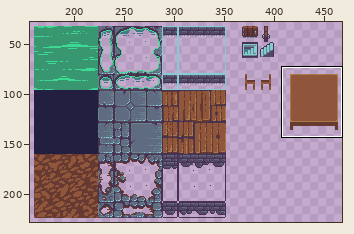
Pixel-art file -- android/assets/ase/biome_castle.ase. The picture above shows the old version from afar; the outline marks the close-up.
Close-up. The starting point:
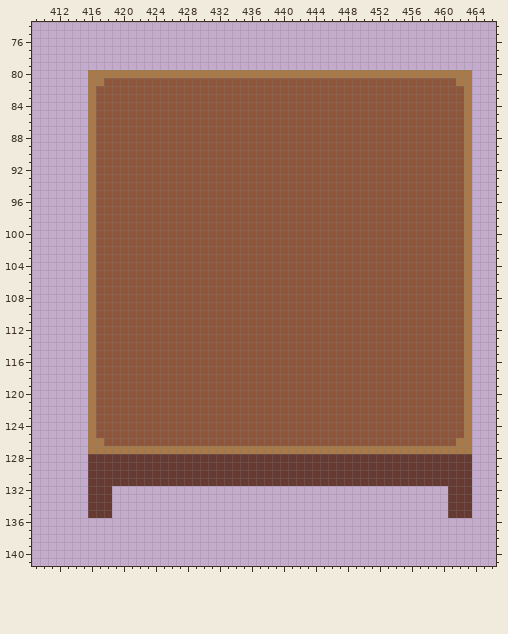
512x256 pixels, 1 frame. Shown: x 409..466, y 74..141. The wide view leaves out empty margins. The commit also changed other parts of the picture, which this record leaves out.
Once edited:
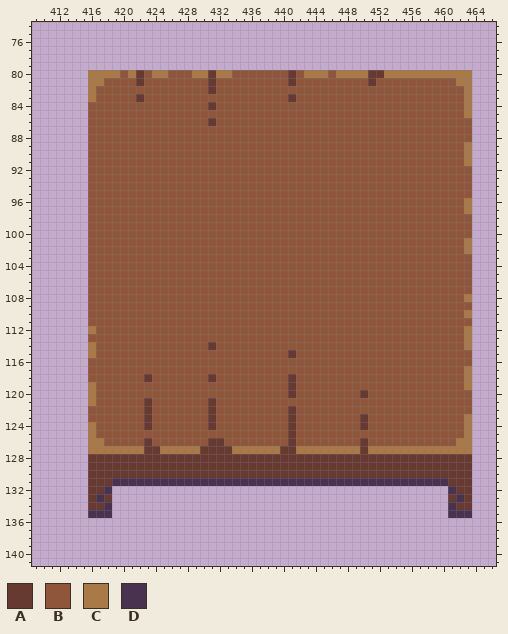
Palette (. is transparent): A #663931  B #8f563b  C #a97948  D #493250
Changes in this commit:
Layer "decor/table/table":
The edit turns colour B into colour A in row 81 at x 422, 431, 441 and 451; in row 82 at x 431; in row 83 at x 422 and 441; in row 84 at x 431; in row 86 at x 431; in row 114 at x 431.
The edit turns colour B into colour A in row 115 at x 441; in row 118 at x 423, 431 and 441; in row 119 at x 441; in row 120 at x 441 and 450; in row 121 at x 423 and 431; in row 122 at x 423, 431 and 441.
The edit turns colour B into colour A in rows 123 to 124 at x 423, 431, 441 and 450; in row 125 at x 441; in row 126 at x 423, 431 to 432, 441 and 450.
The edit turns colour C into colour A in row 80 at x 422, 431, 441 and 451 to 452; in row 127 at x 423 to 424, 430 to 433, 440 to 441 and 450.
The edit turns colour C into colour B in row 80 at x 420, 423, 426 to 428, 434 to 440, 442 and 446; in rows 84 to 85 at x 416; in rows 86 to 88 at x 416 and 463; in rows 89 to 91 at x 416; in rows 92 to 95 at x 416 and 463; in rows 96 to 97 at x 416.
The edit turns colour C into colour B in rows 98 to 100 at x 416 and 463; in rows 101 to 102 at x 416; in rows 103 to 107 at x 416 and 463; in row 108 at x 416; in row 109 at x 416 and 463; in row 110 at x 416.
The edit turns colour C into colour B in row 111 at x 416 and 463; in row 113 at x 416; in row 115 at x 463; in row 116 at x 416 and 463; in rows 117 to 118 at x 416; in rows 120 to 121 at x 463.
The edit turns colour C into colour B in row 122 at x 416 and 463; in row 123 at x 416.
The edit turns colour A into colour D in row 131 at x 419 to 460; in row 132 at x 418 and 461; in row 133 at x 417 and 462; in row 134 at x 418 and 461; in row 135 at x 416 to 418 and 461 to 463.
Changed places in both close-ups, as pixel boxes (x1, y1, x2, y2):
changed: (88, 70, 336, 454)
changed: (368, 70, 384, 86)
changed: (464, 118, 472, 142)
changed: (464, 166, 472, 414)
changed: (360, 390, 368, 454)
changed: (88, 478, 472, 518)
